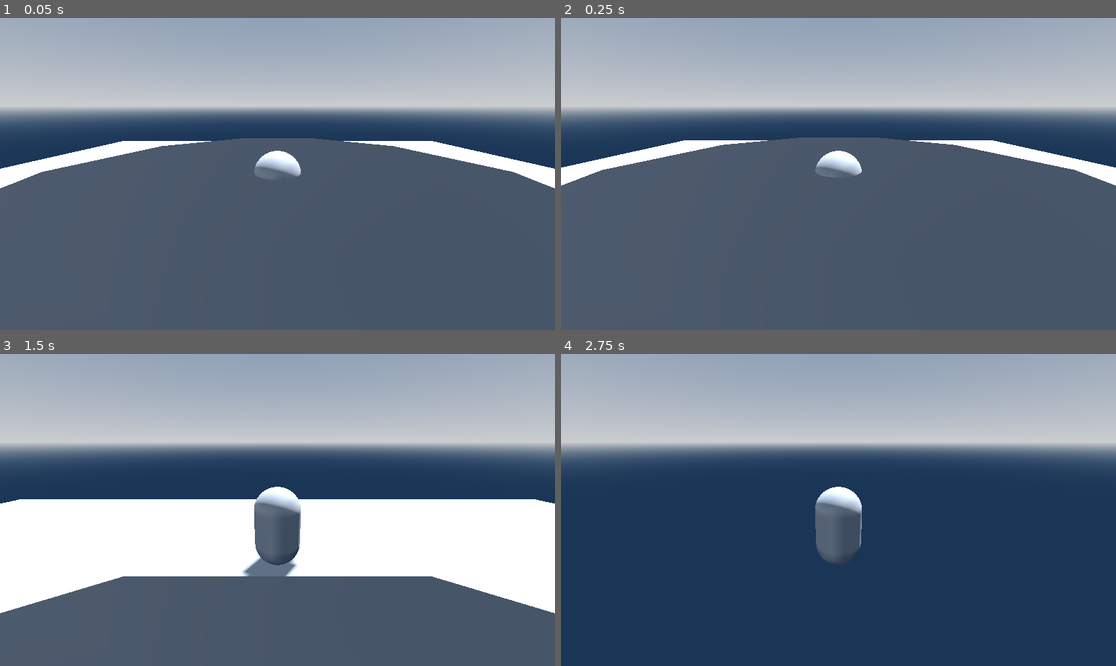
Above: before the commit, frames 1-4 (two rows, left to right).
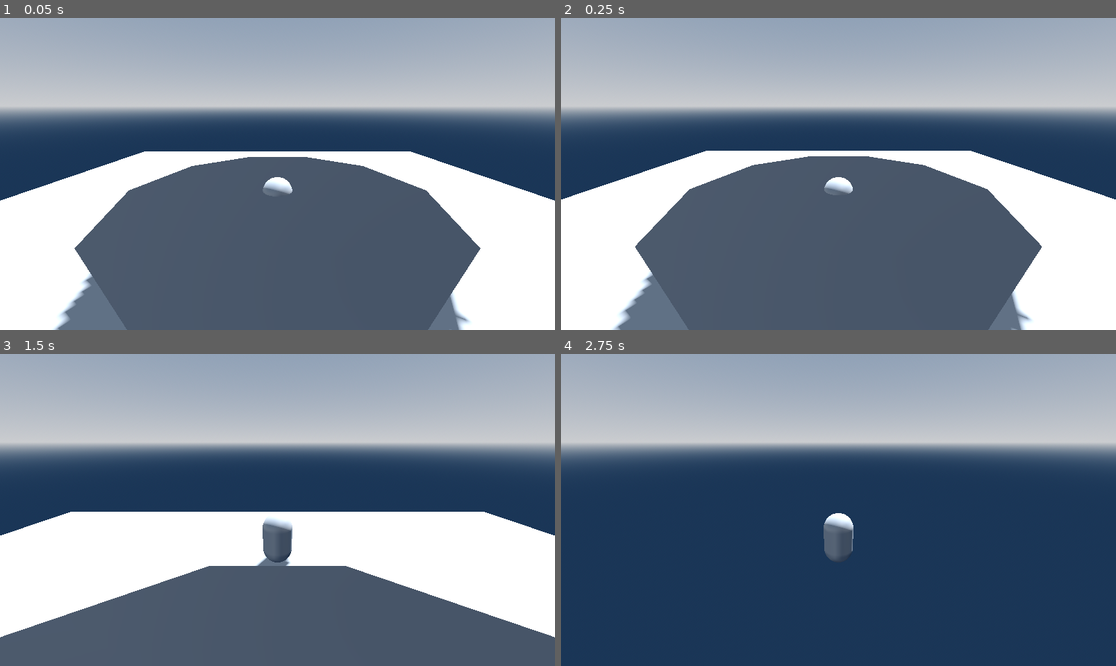
Above: after the commit, the same moments.

Repository: AlyssaSmt1/project3
Game: Godot game, scene res://node_3d.tscn
Two runs of this game, one before a commit and one after it. Both use one fixed random seed, a clock stepped at 60 frames per second and the inputs below.
Inputs:
- Up to frame 1 (0.05 s): no input
- Up to frame 2 (0.25 s): no input
- Up to frame 3 (1.5 s): tap Enter (ui_accept) at 0.5, 0.77 s; hold W (player_forward) from 0.53 s (still down)
- Up to frame 4 (2.75 s): keep holding W (player_forward); tap Enter (ui_accept) at 1.52 s

The runs differ from the first frame. In frame 1, 27% of the frame differs, in the area x 0-100%, y 38-100%; in frame 2, 27%; in frame 3, 11%; in frame 4, 1.2%.

Commit message:
camera verändert

Diff:
--- a/code/node_3d.tscn
+++ b/code/node_3d.tscn
@@ -55,7 +55,7 @@
 skeleton = NodePath("../CollisionShape3D")
 
 [node name="CameraRig" type="Node3D" parent="CharacterBody3D"]
-transform = Transform3D(1, 0, 0, 0, 0.948628, 0.316394, 0, -0.316394, 0.948628, 0, 0.611353, 1.58433)
+transform = Transform3D(1, 0, 0, 0, 0.948628, 0.316394, 0, -0.316394, 0.948628, 0, 1.1569, 2.46695)
 
 [node name="Camera3D" type="Camera3D" parent="CharacterBody3D/CameraRig"]
 transform = Transform3D(1, 0, 0, 0, 1, 0, 0, 0, 1, 0, 0.066716, 0.0826843)
